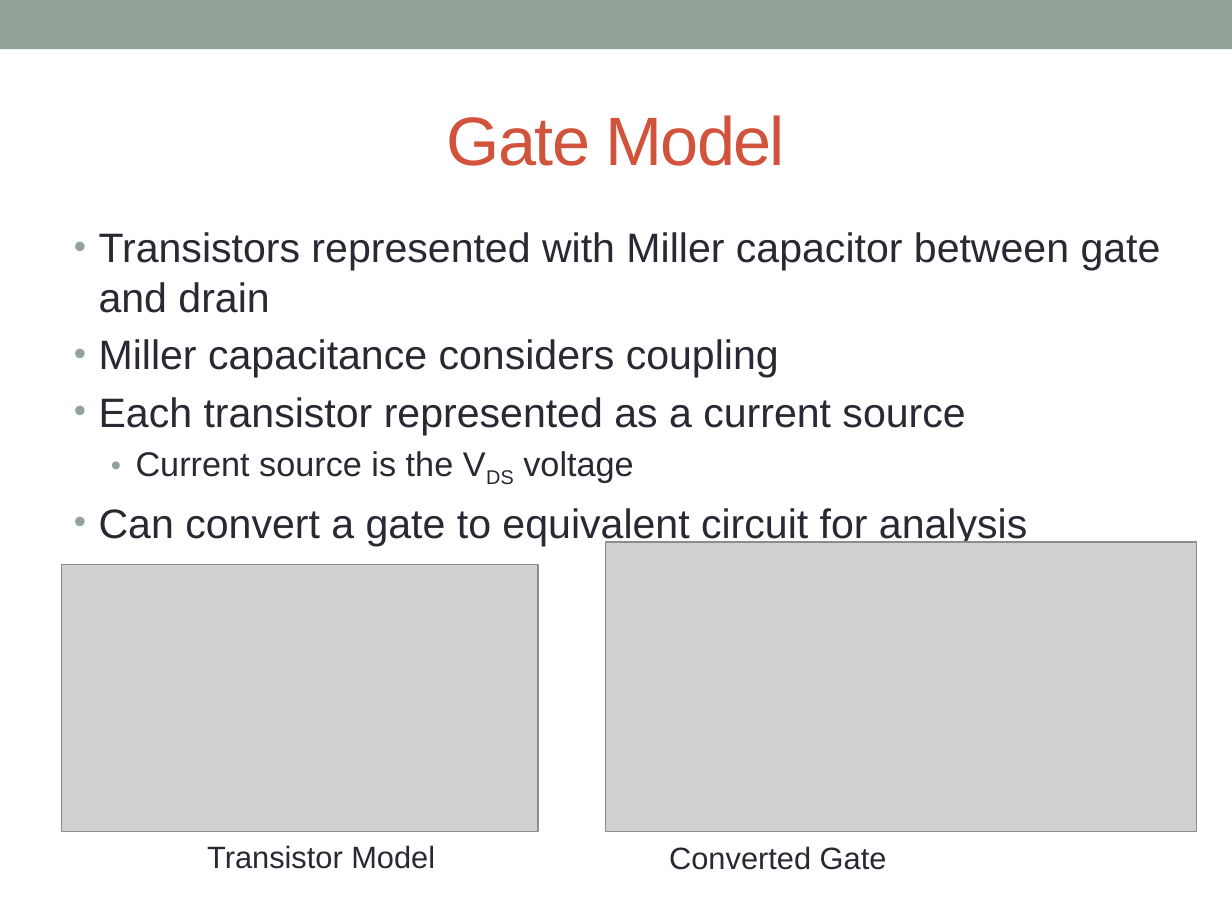
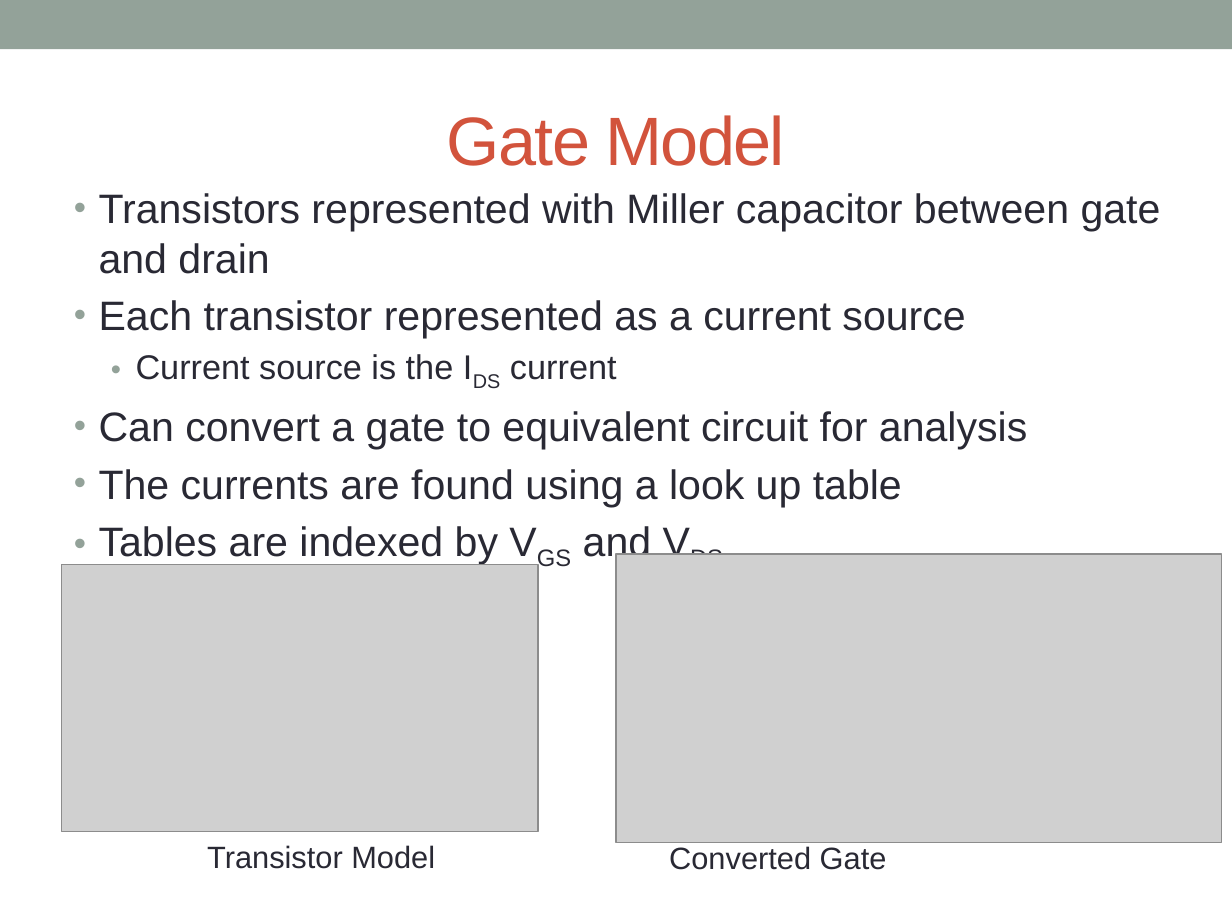
Before and after one commit to acwatkins88/Fast_SET, a slide deck: slide 30 of Dissertation/Dissertation Defense/Dissertation Defense.pptx (slide 29 before the commit). Drawn at 1232x924 pixels with LibreOffice and Linux fonts; fonts in the diff are those of the drawing; grey boxes stand for pictures; background and template pictures are left out. Boxes give left, top, right and bottom in pixels: in the first picture for what was removed or moved away, otherwise in the second. Text is boxed around its words. In the diff, an @@ line names an element or a change of style, - is before the commit and + after.

```diff
--- a/Dissertation/Dissertation Defense/Dissertation Defense.pptx
+++ b/Dissertation/Dissertation Defense/Dissertation Defense.pptx
@@ text "Transistors represented with Miller capacitor ...": place and size @@
-text "Transistors represented with Miller capacitor ..." at box(99, 232, 1161, 546)
+text "Transistors represented with Miller capacitor ..." at box(99, 193, 1161, 564)
@@ text at box(99, 339, 779, 377): paragraph removed @@
-• Miller capacitance considers coupling
@@ text at box(136, 354, 617, 380): text changed @@
-  • Current source is the VDS voltage
+  • Current source is the IDS current
@@ text at box(99, 469, 902, 564): paragraphs added @@
+• The currents are found using a look up table
+• Tables are indexed by VGS and VDS
@@ picture: place and size @@
-picture at box(606, 542, 1196, 832)
+picture at box(616, 554, 1222, 843)
```
Also in this commit, not shown: 23 other slides changed, 5 slides added, 1 slide removed, 15 other files.
